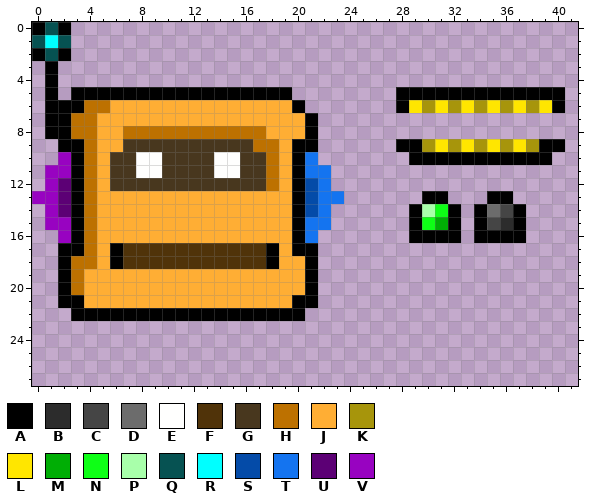
Pixel-art sprite -- KritaWorkspace/shooting_robot_head_mini_spritesheet.png. The picture above was drawn from the file before the commit.
The file is 48x48 pixels. Shown: x 0..41, y 0..27.
Palette (. is transparent): A #000000  B #2c2c2c  C #454545  D #6c6c6c  E #fffffe  F #503309  G #48371e  H #bd7100  J #ffae34  K #a7950b  L #ffe600  M #00ae05  N #0eff16  P #a8ffaa  Q #065252  R #00ffff  S #044ba8  T #1474f0  U #5c0075  V #9803c1
Pixels before, first column x 0:
 0 AQA......................................
 1 QRQ......................................
 2 AQA......................................
 3 .A.......................................
 4 .A.......................................
 5 .A.AAAAAAAAAAAAAAAAA........AAAAAAAAAAAAA
 6 .AAAHHJJJJJJJJJJJJJJA.......ALKLKLKLKLKLA
 7 .AAHHJJJJJJJJJJJJJJJJA...................
 8 .AAHHJJHHHHHHHHHHHJJJA...................
 9 ..AAHJJGGGGGGGGGGHHJAA......AAKLKLKLKLKAA
10 ..VAHJGGEEGGGGEEGGHJAT.......AAAAAAAAAAA.
11 .VVAHJGGEEGGGGEEGGHJATT..................
12 .VUAHJGGGGGGGGGGGGHJAST..................
13 VVUAHJJJJJJJJJJJJJJJASTT......AA...AA....
14 .VUAHJJJJJJJJJJJJJJJAST......APNA.ADCA...
15 .VVAHJJJJJJJJJJJJJJJATT......ANMA.ACBA...
16 ..VAHJJJJJJJJJJJJJJJAT.......AAAA.AAAA...
17 ..AAHJAFFFFFFFFFFFAJAA...................
18 ..AHHJAFFFFFFFFFFFAJJA...................
19 ..AHJJJJJJJJJJJJJJJJJA...................
20 ..AHJJJJJJJJJJJJJJJJJA...................
21 ..AAJJJJJJJJJJJJJJJJAA...................
22 ...AAAAAAAAAAAAAAAAAA....................
Once edited:
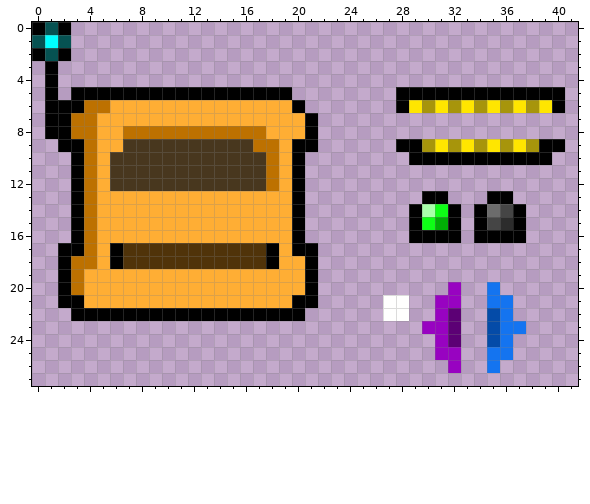
Edits made:
Changed rows in their new state; - is an unchanged pixel.
first column x 0:
10 --.-----GG----GG-----.--
11 -..-----GG----GG-----..-
12 -..------------------..-
13 ...------------------...
14 -..------------------..-
15 -..------------------..-
16 --.------------------.--
first column x 27:
20 -----V--T--
21 EE--VV--TT-
22 EE--VU--ST-
23 ---VVU--STT
24 ----VU--ST-
25 ----VV--TT-
26 -----V--T--
Boxes around the changes in both pictures, in picture pixels (x1, y1, x2, y2):
erased: (32, 152, 71, 243)
changed: (136, 152, 240, 178)
erased: (305, 152, 344, 243)
added: (383, 282, 526, 373)
